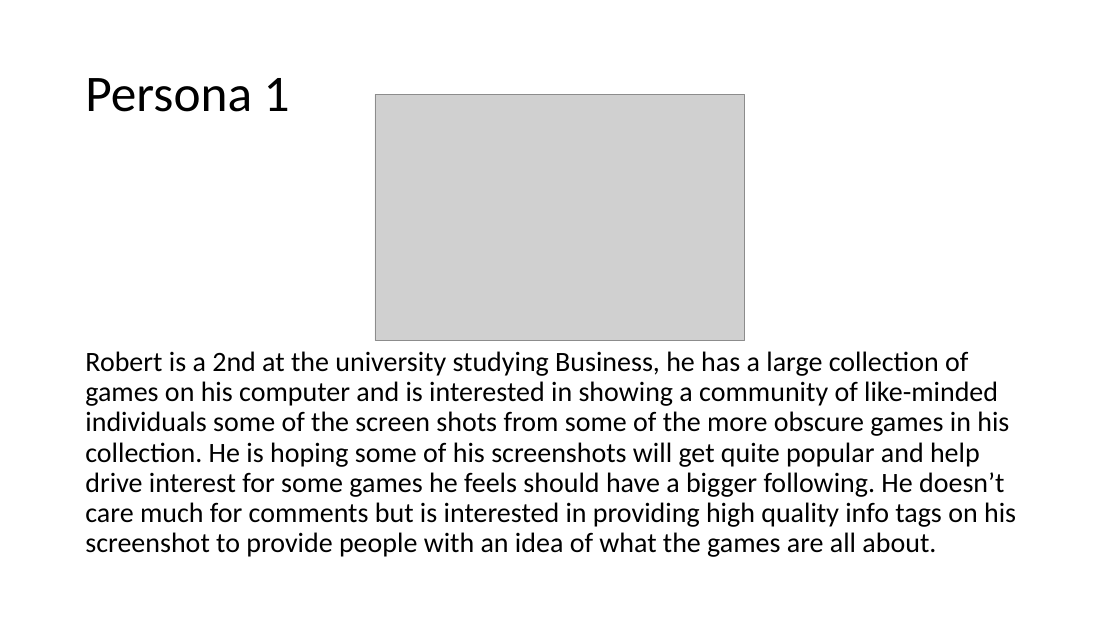
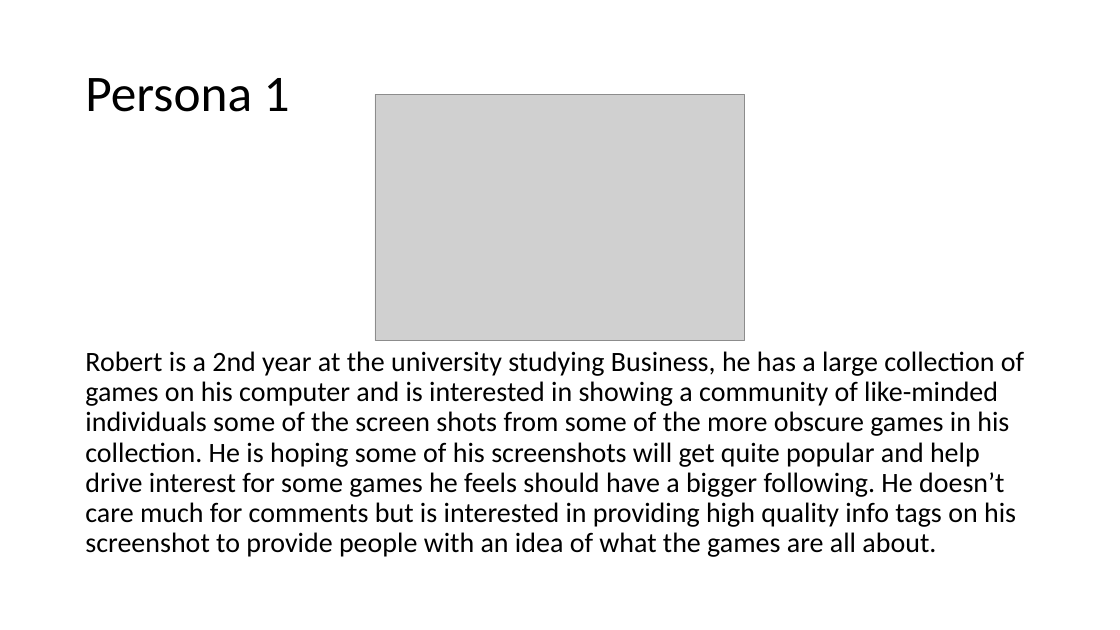
Before and after one commit to settlemysettle/SettleMySettle, a slide deck: slide 4 of DesignSpec.pptx. Drawn at 1120x630 pixels with LibreOffice and Linux fonts; fonts in the diff are those of the drawing; grey boxes stand for pictures. Boxes give left, top, right and bottom in pixels: in the first picture for what was removed or moved away, otherwise in the second. Text is boxed around its words. In the diff, an @@ line names an element or a change of style, - is before the commit and + after.

Commit message:
Persona update

```diff
--- a/DesignSpec.pptx
+++ b/DesignSpec.pptx
@@ text at (85,351,1024,557): text changed @@
-Robert is a 2nd at the university studying Business, he has a large collection of games on his computer and is interested in showing a community of like-minded individuals some of the screen shots from some of the more obscure games in his collection. He is hoping some of his screenshots will get quite popular and help drive interest for some games he feels should have a bigger following. He doesn’t care much for comments but is interested in providing high quality info tags on his screenshot to provide people with an idea of what the games are all about.
+Robert is a 2nd year at the university studying Business, he has a large collection of games on his computer and is interested in showing a community of like-minded individuals some of the screen shots from some of the more obscure games in his collection. He is hoping some of his screenshots will get quite popular and help drive interest for some games he feels should have a bigger following. He doesn’t care much for comments but is interested in providing high quality info tags on his screenshot to provide people with an idea of what the games are all about.
```
Also in this commit, not shown: 3 other slides changed.
